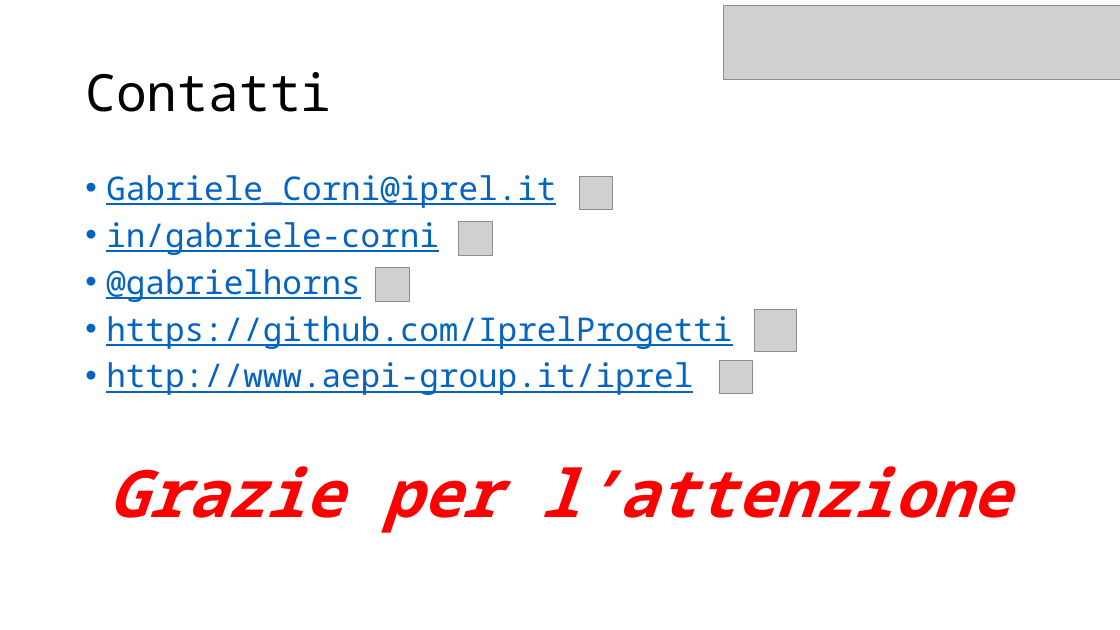
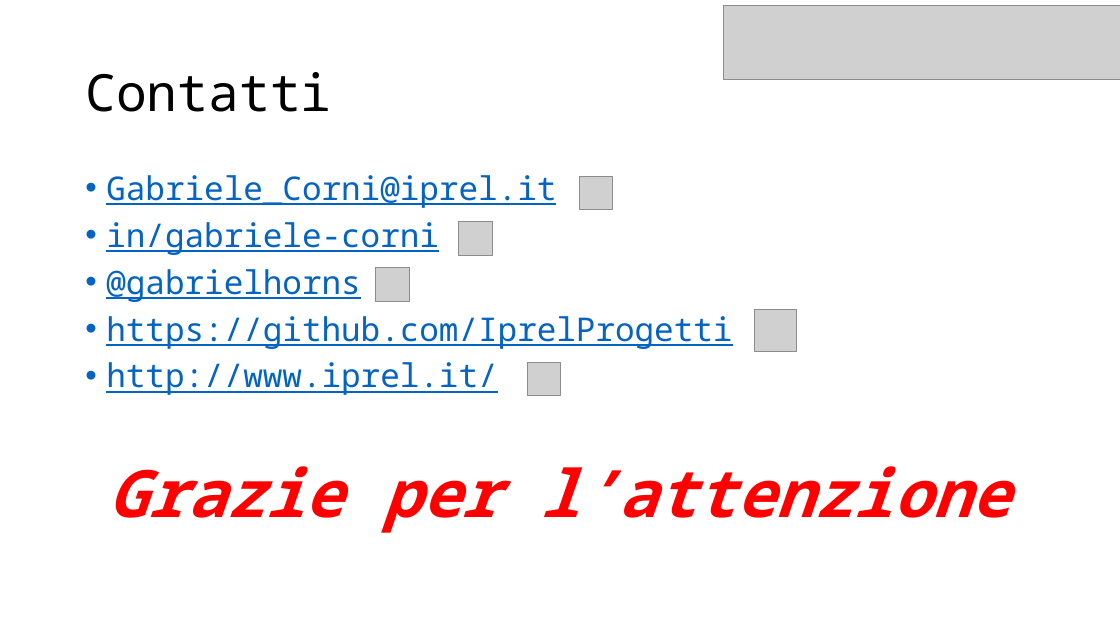
Before and after one commit to IprelProgetti/ImolaProgramma2019, a slide deck: slide 13 of Presentazione/presentazione_corni_chatbot.pptx. Drawn at 1120x630 pixels with LibreOffice and Linux fonts; fonts in the diff are those of the drawing; grey boxes stand for pictures. Boxes give left, top, right and bottom in pixels: in the first picture for what was removed or moved away, otherwise in the second. Text is boxed around its words. In the diff, an @@ line names an element or a change of style, - is before the commit and + after.

```diff
--- a/Presentazione/presentazione_corni_chatbot.pptx
+++ b/Presentazione/presentazione_corni_chatbot.pptx
@@ text at [106,362,497,395]: text changed @@
-• http://www.aepi-group.it/iprel
+• http://www.iprel.it/
@@ picture: place and size @@
-picture at [719,360,752,393]
+picture at [528,363,560,396]
```
Also in this commit, not shown: 2 other files.
